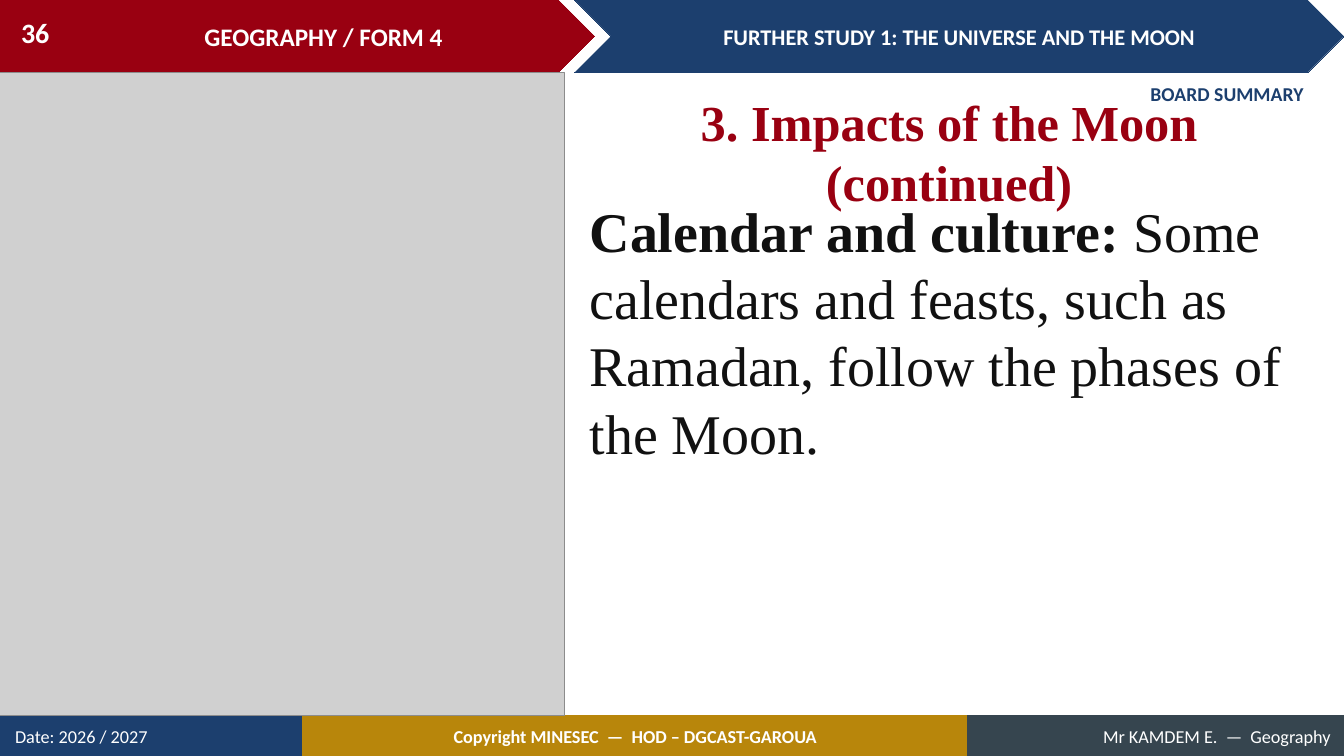
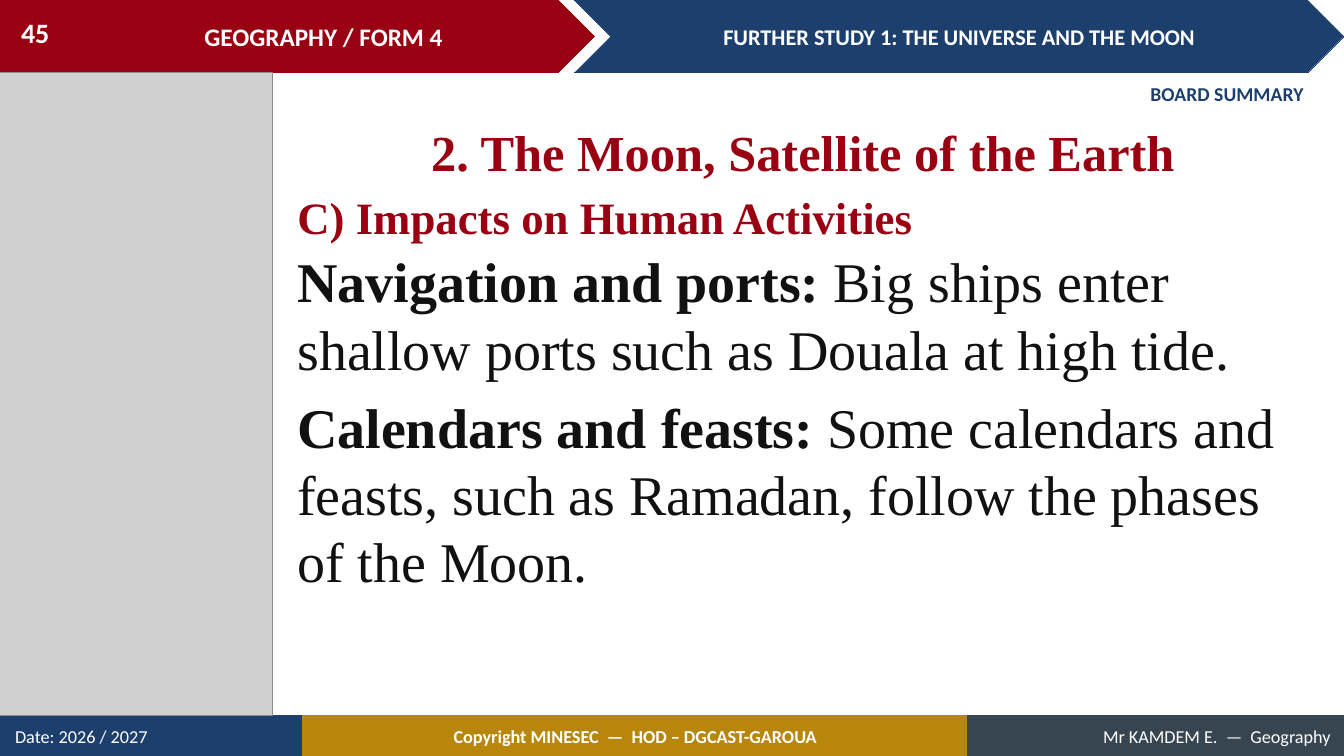
Before and after one commit to Berthautk/linea-github, a slide deck: slide 45 of lecons/F3/02_FORM4_FURTHER_STUDY1_Universe_and_Moon.pptx (slide 36 before the commit). Drawn at 1344x756 pixels with LibreOffice and Linux fonts; fonts in the diff are those of the drawing; grey boxes stand for pictures. Boxes give left, top, right and bottom in pixels: in the first picture for what was removed or moved away, otherwise in the second. Text is boxed around its words. In the diff, an @@ line names an element or a change of style, - is before the commit and + after.

```diff
--- a/lecons/F3/02_FORM4_FURTHER_STUDY1_Universe_and_Moon.pptx
+++ b/lecons/F3/02_FORM4_FURTHER_STUDY1_Universe_and_Moon.pptx
@@ page number at (21,24,49,43): text changed @@
-36
+45
@@ picture: place and size @@
-picture at (0,73,565,716)
+picture at (0,73,272,716)
@@ text at (431,135,1174,179): text changed @@
-3. Impacts of the Moon (continued)
+2. The Moon, Satellite of the Earth
@@ text added at (297,203,912,244), 32 pt, text #990011, bold @@
+C) Impacts on Human Activities
@@ text at (297,263,1275,583): text changed @@
-Calendar and culture: Some calendars and feasts, such as Ramadan, follow the phases of the Moon.
+Navigation and ports: Big ships enter shallow ports such as Douala at high tide.
+Calendars and feasts: Some calendars and feasts, such as Ramadan, follow the phases of the Moon.
```
Also in this commit, not shown: 15 other slides changed, 10 slides added, 10 other files.
